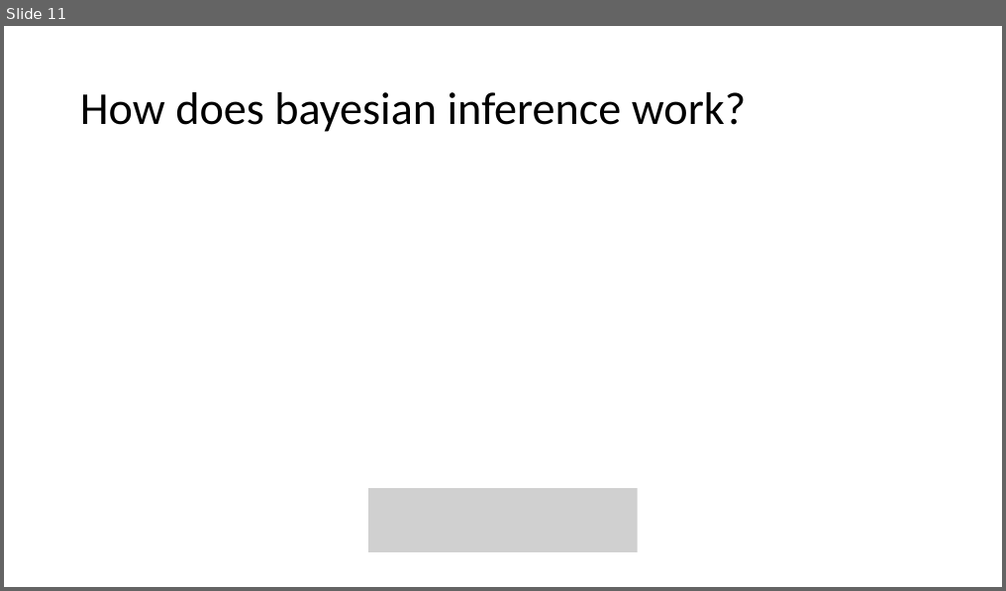
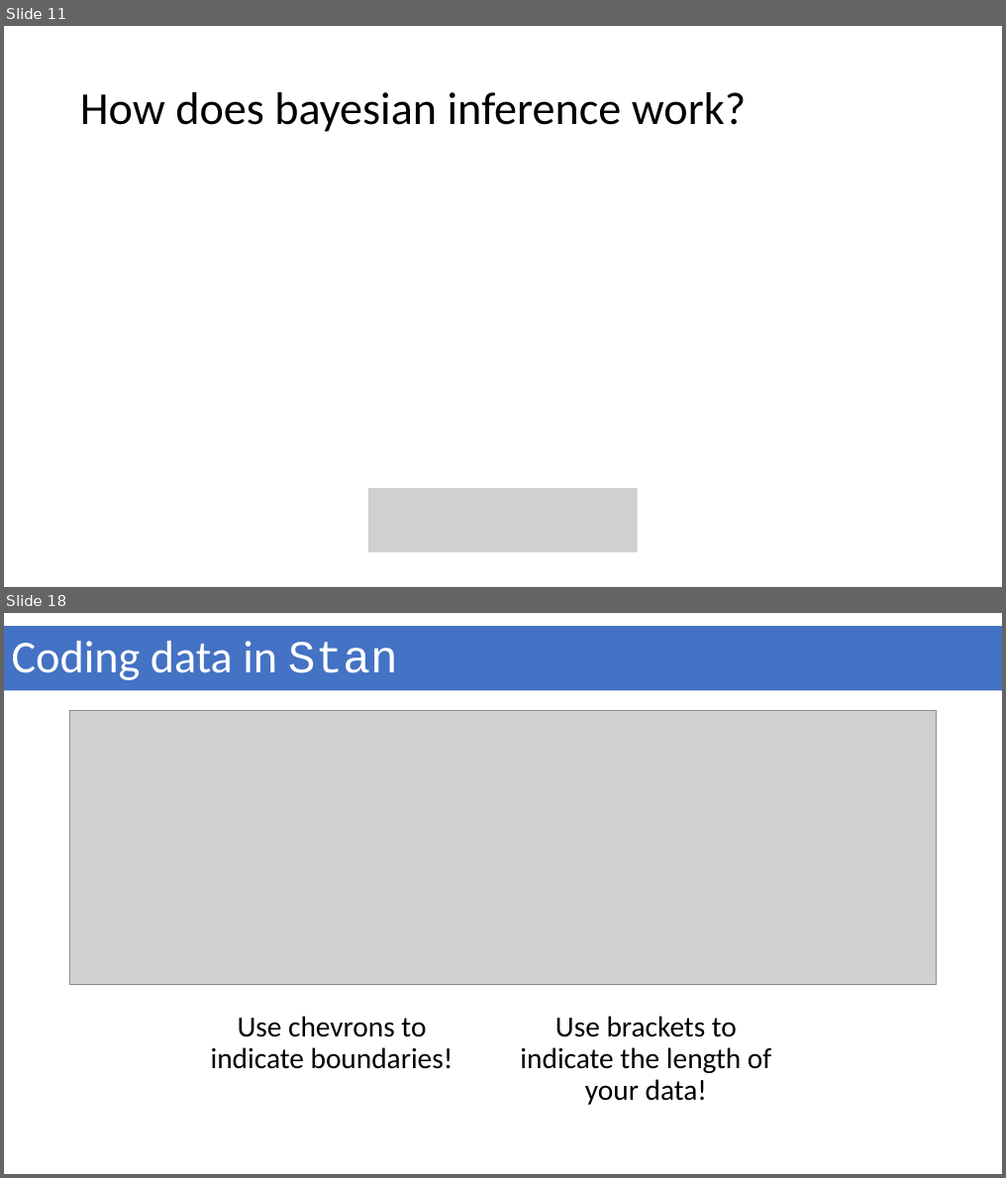
Before and after one commit to geek-lunch/workshops, a slide deck: Intro_to_bayesian/bayesian_stats_with_stan_and_brms.pptx. Shown one above the other, each under a label of ours: slide 11 before the commit, slides 11 and 18 after it; the slides between them are not shown. The pictures are 1006x591 and 1006x1178 pixels, drawn with LibreOffice and Linux fonts; fonts in the diff are those of the drawing; grey boxes stand for pictures. Boxes give left, top, right and bottom in pixels: in the first picture for what was removed or moved away, otherwise in the second. Text is boxed around its words. In the diff, an @@ line names an element or a change of style, - is before the commit and + after.

```diff
--- a/Intro_to_bayesian/bayesian_stats_with_stan_and_brms.pptx
+++ b/Intro_to_bayesian/bayesian_stats_with_stan_and_brms.pptx
@@ slide 18 added at bbox=[4, 613, 1002, 1174], background #FFFFFF @@
@@ rectangle added at bbox=[4, 626, 1002, 690], fill #4472C4, 44 pt, text #FFFFFF @@
+Coding data in Stan
@@ picture added at bbox=[70, 710, 937, 985] @@
@@ text added at bbox=[211, 1016, 453, 1069], 28 pt, text #000000 @@
+Use chevrons to indicate boundaries!
@@ text added at bbox=[520, 1016, 771, 1105], 28 pt, text #000000 @@
+Use brackets to indicate the length of your data!
```
Also in this commit, not shown: 9 other slides added.
